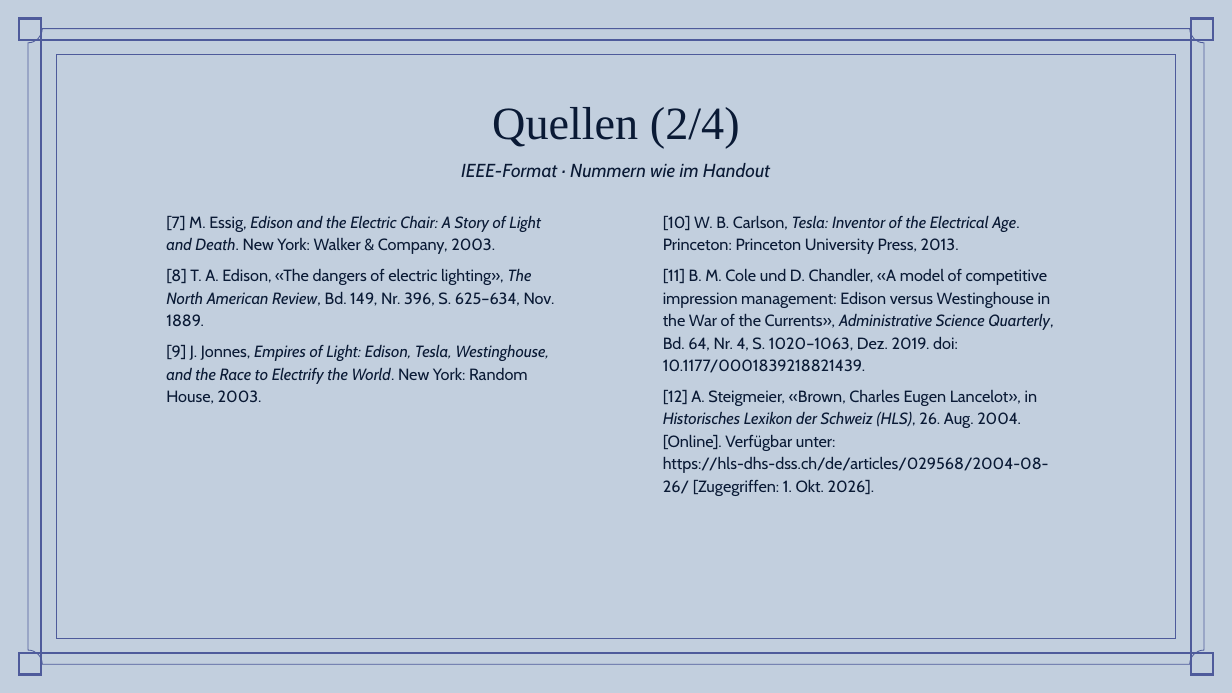
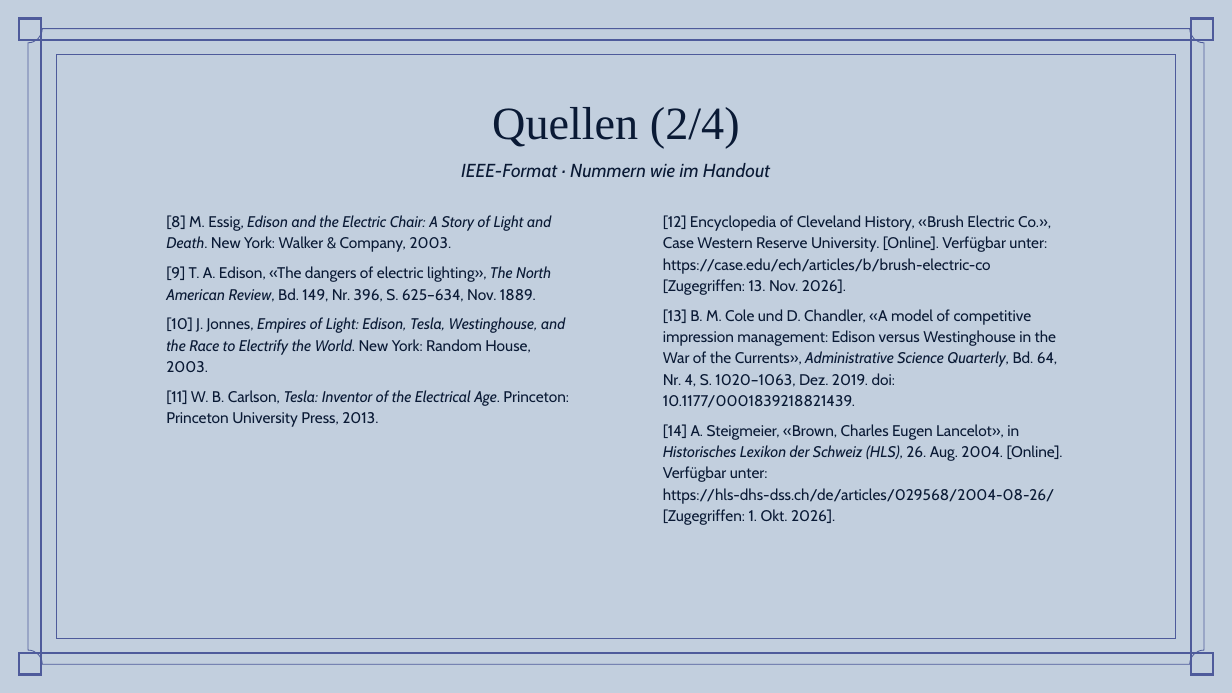
Before and after one commit to simonbruder-hub/Edison_vs_Westinghouse, a slide deck: slide 19 of abgabe/Praesentation_Stromkrieg_Bruder.pptx. Drawn at 1232x693 pixels with LibreOffice and Linux fonts; fonts in the diff are those of the drawing; background and template pictures are left out. Boxes give left, top, right and bottom in pixels: in the first picture for what was removed or moved away, otherwise in the second. Text is boxed around its words. In the diff, an @@ line names an element or a change of style, - is before the commit and + after.

```diff
--- a/abgabe/Praesentation_Stromkrieg_Bruder.pptx
+++ b/abgabe/Praesentation_Stromkrieg_Bruder.pptx
@@ subtitle at (166,215,569,427): text changed; size 9.5 to 9 pt @@
-[7] M. Essig, Edison and the Electric Chair: A Story of Light and Death. New York: Walker & Company, 2003.
-[8] T. A. Edison, «The dangers of electric lighting», The North American Review, Bd. 149, Nr. 396, S. 625–634, Nov. 1889.
-[9] J. Jonnes, Empires of Light: Edison, Tesla, Westinghouse, and the Race to Electrify the World. New York: Random House, 2003.
+[8] M. Essig, Edison and the Electric Chair: A Story of Light and Death. New York: Walker & Company, 2003.
+[9] T. A. Edison, «The dangers of electric lighting», The North American Review, Bd. 149, Nr. 396, S. 625–634, Nov. 1889.
+[10] J. Jonnes, Empires of Light: Edison, Tesla, Westinghouse, and the Race to Electrify the World. New York: Random House, 2003.
+[11] W. B. Carlson, Tesla: Inventor of the Electrical Age. Princeton: Princeton University Press, 2013.
@@ subtitle at (663,215,1063,525): text changed; size 9.5 to 9 pt @@
-[10] W. B. Carlson, Tesla: Inventor of the Electrical Age. Princeton: Princeton University Press, 2013.
-[11] B. M. Cole und D. Chandler, «A model of competitive impression management: Edison versus Westinghouse in the War of the Currents», Administrative Science Quarterly, Bd. 64, Nr. 4, S. 1020–1063, Dez. 2019. doi: 10.1177/0001839218821439.
-[12] A. Steigmeier, «Brown, Charles Eugen Lancelot», in Historisches Lexikon der Schweiz (HLS), 26. Aug. 2004. [Online]. Verfügbar unter: https://hls-dhs-dss.ch/de/articles/029568/2004-08-26/ [Zugegriffen: 1. Okt. 2026].
+[12] Encyclopedia of Cleveland History, «Brush Electric Co.», Case Western Reserve University. [Online]. Verfügbar unter: https://case.edu/ech/articles/b/brush-electric-co [Zugegriffen: 13. Nov. 2026].
+[13] B. M. Cole und D. Chandler, «A model of competitive impression management: Edison versus Westinghouse in the War of the Currents», Administrative Science Quarterly, Bd. 64, Nr. 4, S. 1020–1063, Dez. 2019. doi: 10.1177/0001839218821439.
+[14] A. Steigmeier, «Brown, Charles Eugen Lancelot», in Historisches Lexikon der Schweiz (HLS), 26. Aug. 2004. [Online]. Verfügbar unter: https://hls-dhs-dss.ch/de/articles/029568/2004-08-26/ [Zugegriffen: 1. Okt. 2026].
```
Also in this commit, not shown: 18 other slides changed, 15 other files.
